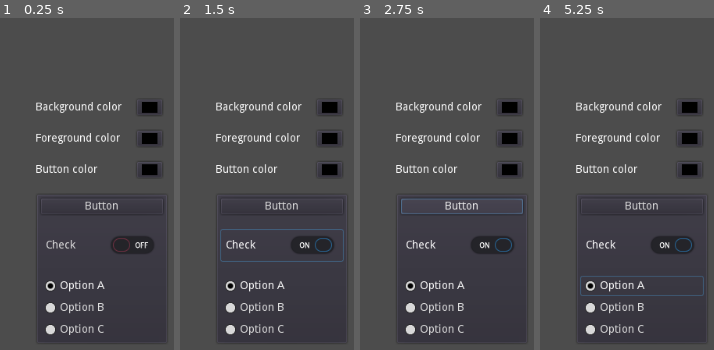
Above: before the commit, frames 1-4 (left to right).
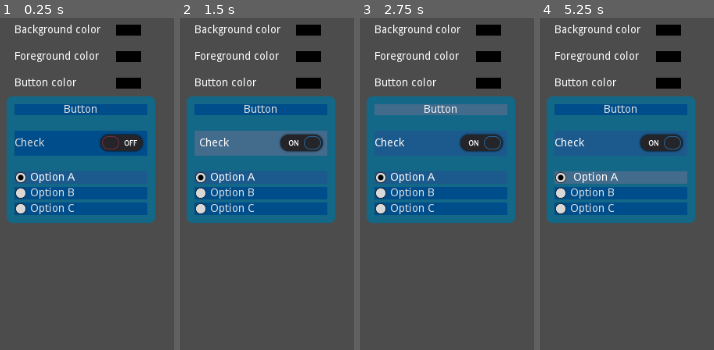
Above: after the commit, the same moments.

Repository: andrew-wilkes/dynamic-theme
Game: Godot game, scene res://Main.tscn
The game is run twice, just before and just after one commit, with the same random seed, the same clock (stepped at 60 frames per second) and the same inputs.
Inputs:
- Up to frame 1 (0.25 s): no input
- Up to frame 2 (1.5 s): click "Button" at 0.5 s; click "Check" at 1.25 s
- Up to frame 3 (2.75 s): click "Button" at 2 s
- Up to frame 4 (5.25 s): click "Check" at 2.75 s; click "Button" at 3.5 s; click "Check" at 4.25 s; click "Option A" at 5 s

The runs differ from the first frame. In frame 1, 39% of the frame differs, in the area x 4-95%, y 1-98%; in frame 2, 39%; in frame 3, 39%; in frame 4, 39%.
Error after the commit: Invalid get index 'theme' (on base: 'Node (global.gd)'). (res://global.gd:12)

Commit message:
Add functionality

Diff:
--- a/Main.gd
+++ b/Main.gd
@@ -1,12 +1,20 @@
 extends Control
 
+
+func _ready():
+	pass
+
+
 func _on_BackgroundColor_color_changed(color):
-	pass # Replace with function body.
+	g.settings.bg_color = color
+	g.set_bg_color(g.settings.bg_color)
 
 
 func _on_ForegroundColor_color_changed(color):
-	pass # Replace with function body.
+	g.settings.fg_color = color
+	g.set_panel_color(theme)
 
 
 func _on_ButtonColor_color_changed(color):
-	pass # Replace with function body.
+	g.settings.button_color = color
+	g.set_panel_color(theme)
--- a/Main.tscn
+++ b/Main.tscn
@@ -1,6 +1,7 @@
-[gd_scene load_steps=3 format=2]
+[gd_scene load_steps=4 format=2]
 
 [ext_resource path="res://Main.gd" type="Script" id=1]
+[ext_resource path="res://ui_theme.tres" type="Theme" id=2]
 
 [sub_resource type="ButtonGroup" id=1]
 resource_name = "Options"
@@ -8,107 +9,109 @@
 [node name="Main" type="CenterContainer"]
 anchor_right = 1.0
 anchor_bottom = 1.0
+margin_left = -27.0
+margin_top = -131.0
+margin_right = -27.0
+margin_bottom = -131.0
+theme = ExtResource( 2 )
 script = ExtResource( 1 )
 
 [node name="VBox" type="VBoxContainer" parent="."]
 margin_left = 427.0
-margin_top = 143.0
+margin_top = 178.0
 margin_right = 597.0
-margin_bottom = 457.0
+margin_bottom = 422.0
 rect_min_size = Vector2( 170, 0 )
 custom_constants/separation = 20
 
 [node name="Grid" type="GridContainer" parent="VBox"]
 margin_right = 170.0
-margin_bottom = 100.0
+margin_bottom = 82.0
 custom_constants/vseparation = 20
 custom_constants/hseparation = 20
 columns = 2
 
 [node name="Label" type="Label" parent="VBox/Grid"]
-margin_top = 3.0
 margin_right = 110.0
-margin_bottom = 17.0
+margin_bottom = 14.0
 text = "Background color"
 
 [node name="BackgroundColor" type="ColorPickerButton" parent="VBox/Grid"]
 margin_left = 130.0
 margin_right = 162.0
-margin_bottom = 20.0
+margin_bottom = 14.0
 rect_min_size = Vector2( 32, 0 )
 
 [node name="Label2" type="Label" parent="VBox/Grid"]
-margin_top = 43.0
+margin_top = 34.0
 margin_right = 110.0
-margin_bottom = 57.0
+margin_bottom = 48.0
 text = "Foreground color"
 
 [node name="ForegroundColor" type="ColorPickerButton" parent="VBox/Grid"]
 margin_left = 130.0
-margin_top = 40.0
+margin_top = 34.0
 margin_right = 162.0
-margin_bottom = 60.0
+margin_bottom = 48.0
 rect_min_size = Vector2( 32, 0 )
 
 [node name="Label3" type="Label" parent="VBox/Grid"]
-margin_top = 83.0
+margin_top = 68.0
 margin_right = 110.0
-margin_bottom = 97.0
+margin_bottom = 82.0
 text = "Button color"
 
 [node name="ButtonColor" type="ColorPickerButton" parent="VBox/Grid"]
 margin_left = 130.0
-margin_top = 80.0
+margin_top = 68.0
 margin_right = 162.0
-margin_bottom = 100.0
+margin_bottom = 82.0
 rect_min_size = Vector2( 32, 0 )
 
 [node name="PanelContainer" type="PanelContainer" parent="VBox"]
-margin_top = 120.0
+margin_top = 102.0
 margin_right = 170.0
-margin_bottom = 314.0
+margin_bottom = 244.0
 
 [node name="VBox" type="VBoxContainer" parent="VBox/PanelContainer"]
-margin_left = 7.0
-margin_top = 7.0
-margin_right = 163.0
-margin_bottom = 187.0
+margin_right = 170.0
+margin_bottom = 142.0
 custom_constants/separation = 20
 
 [node name="Button" type="Button" parent="VBox/PanelContainer/VBox"]
-margin_right = 156.0
-margin_bottom = 20.0
+margin_right = 170.0
+margin_bottom = 14.0
 text = "Button"
 
 [node name="CheckButton" type="CheckButton" parent="VBox/PanelContainer/VBox"]
-margin_top = 40.0
-margin_right = 156.0
-margin_bottom = 80.0
+margin_top = 34.0
+margin_right = 170.0
+margin_bottom = 66.0
 text = "Check"
 
 [node name="VB" type="VBoxContainer" parent="VBox/PanelContainer/VBox"]
-margin_top = 100.0
-margin_right = 156.0
-margin_bottom = 180.0
+margin_top = 86.0
+margin_right = 170.0
+margin_bottom = 142.0
 
 [node name="CheckBox" type="CheckBox" parent="VBox/PanelContainer/VBox/VB"]
-margin_right = 156.0
-margin_bottom = 24.0
+margin_right = 170.0
+margin_bottom = 16.0
 pressed = true
 group = SubResource( 1 )
 text = "Option A"
 
 [node name="CheckBox2" type="CheckBox" parent="VBox/PanelContainer/VBox/VB"]
-margin_top = 28.0
-margin_right = 156.0
-margin_bottom = 52.0
+margin_top = 20.0
+margin_right = 170.0
+margin_bottom = 36.0
 group = SubResource( 1 )
 text = "Option B"
 
 [node name="CheckBox3" type="CheckBox" parent="VBox/PanelContainer/VBox/VB"]
-margin_top = 56.0
-margin_right = 156.0
-margin_bottom = 80.0
+margin_top = 40.0
+margin_right = 170.0
+margin_bottom = 56.0
 group = SubResource( 1 )
 text = "Option C"
 
--- /dev/null
+++ b/global.gd
@@ -0,0 +1,39 @@
+extends Node
+
+var settings
+
+func _init():
+	settings = Settings.new()
+	settings = settings.load_data()
+	set_bg_color(settings.bg_color)
+
+
+func _ready():
+	set_panel_color(get_parent().get_child(1).theme)
+
+
+func set_bg_color(color):
+	VisualServer.set_default_clear_color(color)
+
+
+func set_panel_color(theme):
+	theme.get_stylebox("normal", "Button").bg_color = settings.button_color
+	theme.get_stylebox("pressed", "Button").bg_color = settings.button_color * 0.9
+	theme.get_stylebox("focus", "Button").bg_color = settings.button_color * 0.9
+	theme.get_stylebox("hover", "Button").bg_color = settings.button_color * 0.8
+	theme.get_stylebox("disabled", "Button").bg_color = settings.button_color * 0.7
+	theme.get_stylebox("panel", "PanelContainer").bg_color = settings.fg_color
+	#theme.get_stylebox("panel", "WindowDialog").border_color = settings.fg_color
+	#print(theme.get_stylebox_types())
+	#print(theme.get_stylebox_list("Button"))
+
+
+# Handle shutdown of App
+func _notification(what):
+	if what == MainLoop.NOTIFICATION_WM_QUIT_REQUEST:
+		save_and_quit()
+
+
+func save_and_quit():
+	settings.save_data()
+	get_tree().quit()
--- a/project.godot
+++ b/project.godot
@@ -8,11 +8,25 @@
 
 config_version=4
 
+_global_script_classes=[ {
+"base": "Resource",
+"class": "Settings",
+"language": "GDScript",
+"path": "res://settings.gd"
+} ]
+_global_script_class_icons={
+"Settings": ""
+}
+
 [application]
 
 config/name="Dynamic Theme Demo"
 run/main_scene="res://Main.tscn"
 config/icon="res://icon.png"
+
+[autoload]
+
+g="*res://global.gd"
 
 [gui]
 
--- /dev/null
+++ b/settings.gd
@@ -0,0 +1,19 @@
+extends Resource
+
+class_name Settings
+
+const FILENAME = "user://settings.res"
+
+export var bg_color = Color(0.3, 0.3, 0.3)
+export var fg_color= Color.darkcyan
+export var button_color= Color.darkcyan
+
+func save_data():
+	var _e = ResourceSaver.save(FILENAME, self)
+
+
+func load_data():
+	if ResourceLoader.exists(FILENAME):
+		return ResourceLoader.load(FILENAME)
+	else:
+		return self
--- /dev/null
+++ b/ui_theme.tres
@@ -0,0 +1,35 @@
+[gd_resource type="Theme" load_steps=7 format=2]
+
+[sub_resource type="StyleBoxFlat" id=1]
+bg_color = Color( 0.165, 0.37675, 0.55, 1 )
+
+[sub_resource type="StyleBoxFlat" id=2]
+bg_color = Color( 0.264, 0.4213, 0.55, 1 )
+
+[sub_resource type="StyleBoxFlat" id=3]
+bg_color = Color( 0.054902, 0.32549, 0.54902, 1 )
+
+[sub_resource type="StyleBoxFlat" id=4]
+bg_color = Color( 0, 0.305882, 0.54902, 1 )
+
+[sub_resource type="StyleBoxFlat" id=5]
+bg_color = Color( 0.11, 0.352, 0.55, 1 )
+
+[sub_resource type="StyleBoxFlat" id=6]
+bg_color = Color( 0.0784314, 0.411765, 0.537255, 1 )
+corner_radius_top_left = 8
+corner_radius_top_right = 8
+corner_radius_bottom_right = 8
+corner_radius_bottom_left = 8
+expand_margin_left = 10.0
+expand_margin_right = 10.0
+expand_margin_top = 10.0
+expand_margin_bottom = 10.0
+
+[resource]
+Button/styles/disabled = SubResource( 1 )
+Button/styles/focus = SubResource( 2 )
+Button/styles/hover = SubResource( 3 )
+Button/styles/normal = SubResource( 4 )
+Button/styles/pressed = SubResource( 5 )
+PanelContainer/styles/panel = SubResource( 6 )
